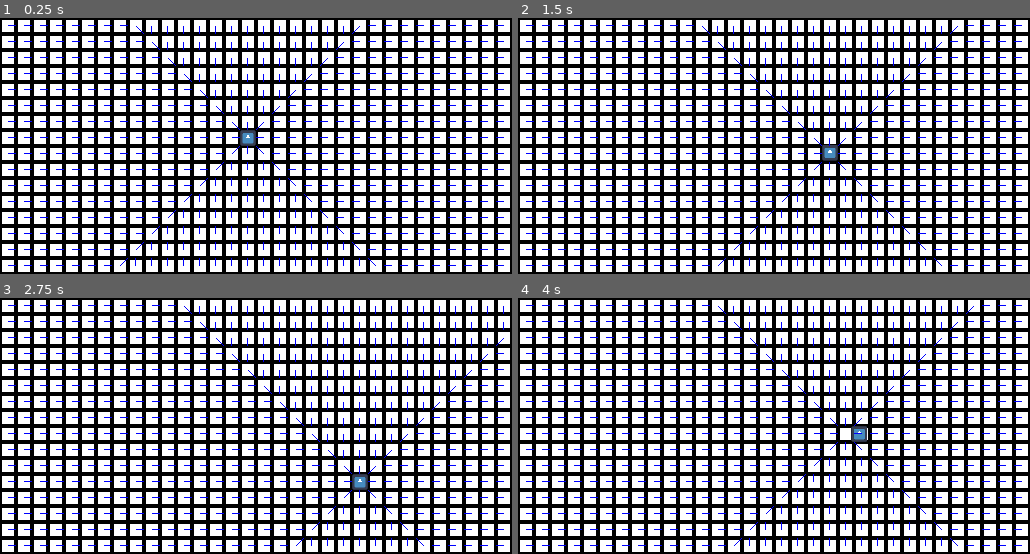
Above: before the commit, frames 1-4 (two rows, left to right).
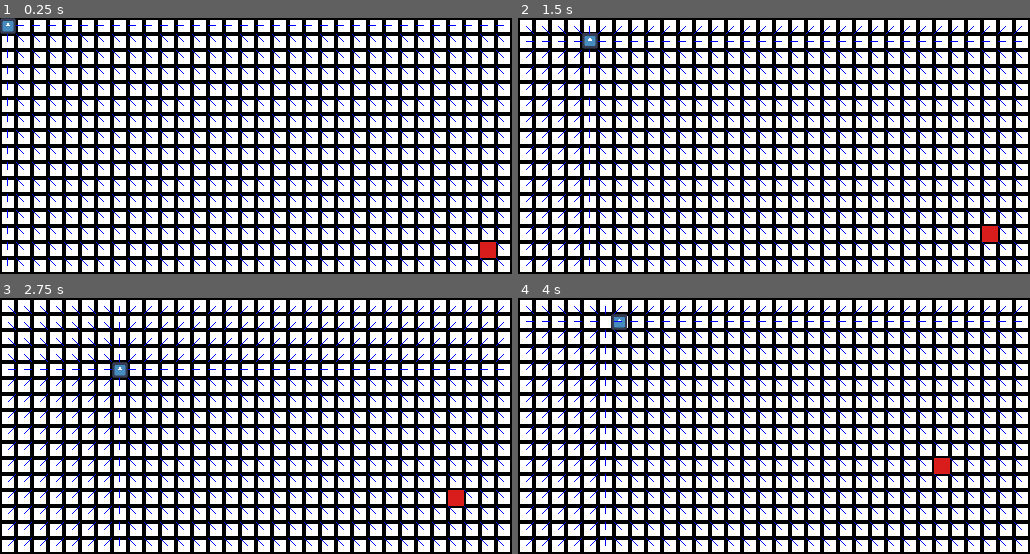
Above: after the commit, the same moments.

Repository: aaron-d-e/flow-fields-pathfinding
Game: Godot game, scene res://terrain.tscn
Two runs of this game, one before a commit and one after it. Both use one fixed random seed, a clock stepped at 60 frames per second and the inputs below. The project has no main scene, so this scene is started directly. The engine's default icon, where the game draws it, is replaced by a stand-in: a white triangle on a blue panel in a dark square.
Inputs:
- Up to frame 1 (0.25 s): no input
- Up to frame 2 (1.5 s): tap Enter at 0.5 s; hold Right (ui_right) 0.53-1.28 s; hold Down (ui_down) from 1.28 s (still down)
- Up to frame 3 (2.75 s): release Down (ui_down) at 2.03 s; hold Right (ui_right) from 2.03 s (still down)
- Up to frame 4 (4 s): release Right (ui_right) at 2.78 s; hold Up (ui_up) 2.78-3.53 s; hold Left (ui_left) from 3.53 s (still down)

The runs differ from the first frame. In frame 1, 6.2% of the frame differs, in the area x 0-99%, y 0-97%; in frame 2, 6.2%; in frame 3, 6.2%, in the area x 1-99%, y 2-97%; in frame 4, 6.2%.

Commit message:
enemy script

Diff:
--- /dev/null
+++ b/flow-fields/enemy_sprite.gd
@@ -0,0 +1,24 @@
+extends Sprite2D
+
+@onready var field_manager := $%FlowFieldManager
+var cell_location: Vector2i
+
+func _ready() -> void:
+	cell_location = global_to_cell()
+	move_to_target()
+
+func _physics_process(_delta: float) -> void:
+	pass
+
+func global_to_cell() -> Vector2i:
+		return Vector2i(
+			floor(self.global_position.x / field_manager.cell_size.x),
+			floor(self.global_position.y / field_manager.cell_size.y)
+	)
+
+func move_to_target():
+	var next_direction : Vector2i = field_manager.field_directions[cell_location]
+	self.global_position += Vector2(next_direction) * Vector2(field_manager.cell_size)
+	await get_tree().create_timer(1.0).timeout
+	cell_location = global_to_cell()
+	move_to_target()
--- a/flow-fields/flow_field_manager.gd
+++ b/flow-fields/flow_field_manager.gd
@@ -80,9 +80,14 @@
 		var neighbors: Array[Vector2i] = get_neighbors(current_node) # checks for bounds in function, neighbors should be valid
 		for node in neighbors:
 			var new_cost := current_cost + 1
+
+			var dir := node - current_node
+			if dir.x != 0 and dir.y != 0:
+				new_cost += 1
+
 			if new_cost < field_costs[node]:
 				field_costs[node] = new_cost
-				cost_queue.append(node) # add unseen neighbors to the frontier
+				cost_queue.append(node) # add unseen neighbors to the frontiers
 
 	for cell in cell_array:
 		var best_cost = field_costs[cell] # best cost is always to itself
@@ -93,6 +98,7 @@
 				best_cost = field_costs[neighbor]
 				best_dir = dir
 		field_directions[cell] = best_dir
+
 
 
 func get_target_cell() -> Vector2i:
--- a/flow-fields/terrain.tscn
+++ b/flow-fields/terrain.tscn
@@ -1,9 +1,11 @@
-[gd_scene load_steps=9 format=4 uid="uid://cd76kuam5almt"]
+[gd_scene load_steps=11 format=4 uid="uid://cd76kuam5almt"]
 
 [ext_resource type="Texture2D" uid="uid://1ygtwh2fnap4" path="res://Terrain/Tileset/Tilemap_color1.png" id="1_206su"]
 [ext_resource type="PackedScene" uid="uid://ipfpht1txr7b" path="res://movement_test.tscn" id="2_0u6kl"]
 [ext_resource type="Texture2D" uid="uid://drgyxj5nyh6hp" path="res://tile.png" id="2_avahw"]
 [ext_resource type="PackedScene" uid="uid://dcosrldgnxd8u" path="res://flow_field_manager.tscn" id="4_n7k1k"]
+[ext_resource type="Texture2D" uid="uid://ck65xuyy5fe8o" path="res://Sprite-0001.png" id="5_iqhxt"]
+[ext_resource type="Script" uid="uid://cc11yk2vl6pap" path="res://enemy_sprite.gd" id="6_e1kr5"]
 
 [sub_resource type="TileSetAtlasSource" id="TileSetAtlasSource_0u6kl"]
 texture = ExtResource("1_206su")
@@ -723,11 +725,17 @@
 tile_set = SubResource("TileSet_avahw")
 
 [node name="CharacterBody2D" parent="." instance=ExtResource("2_0u6kl")]
-position = Vector2(248, 120)
+position = Vector2(8, 8)
 
 [node name="FlowFieldManager" parent="." node_paths=PackedStringArray("target") instance=ExtResource("4_n7k1k")]
+unique_name_in_owner = true
 field_size = Vector2i(32, 16)
 cell_size = Vector2i(16, 16)
 target = NodePath("../CharacterBody2D")
 debug_font = SubResource("FontFile_n7k1k")
 debug_font_size = 10
+
+[node name="EnemySprite" type="Sprite2D" parent="."]
+position = Vector2(504, 248)
+texture = ExtResource("5_iqhxt")
+script = ExtResource("6_e1kr5")
Binary file added: flow-fields/Sprite-0001.png
Not shown, added: flow-fields/Sprite-0001.png.import
Not shown, added: flow-fields/enemy_sprite.gd.uid
